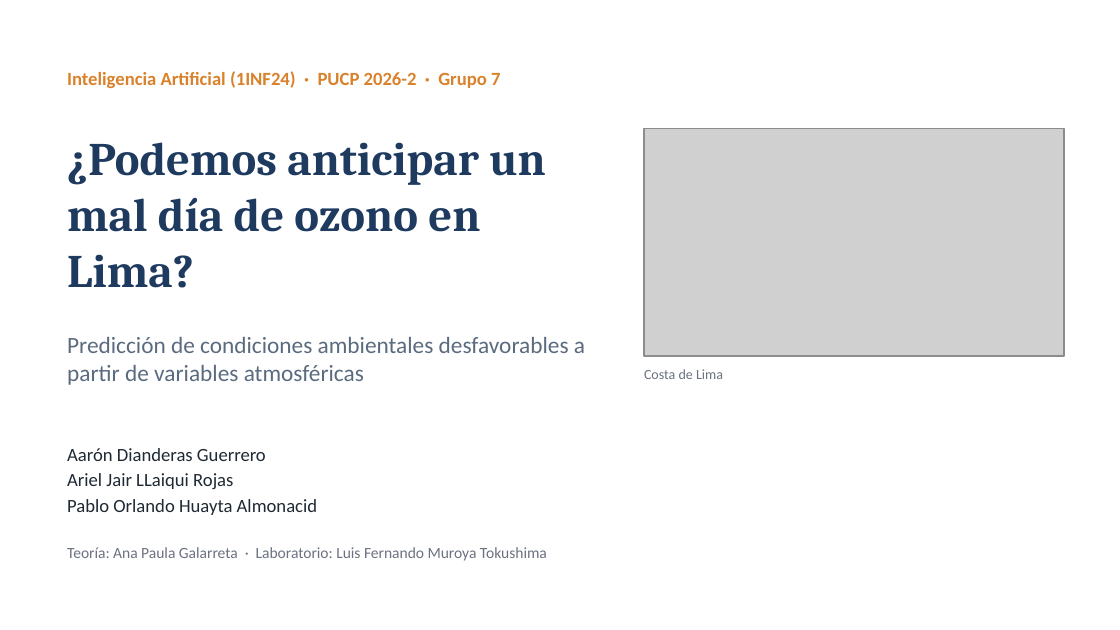
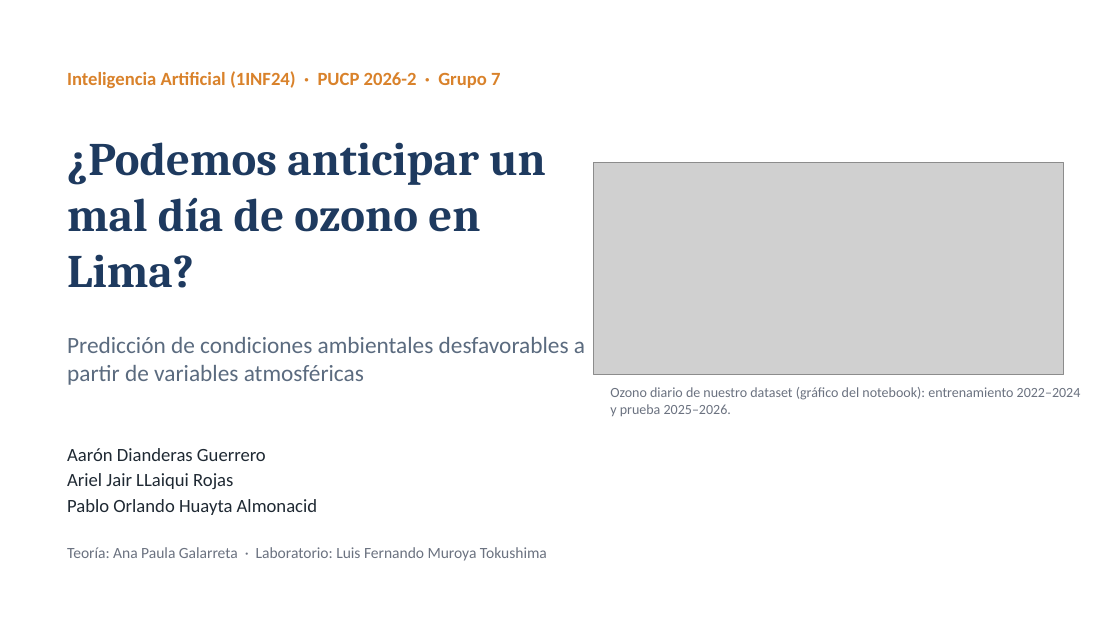
Before and after one commit to pablohuayta/prediccion-ozono-lima, a slide deck: slide 1 of Grupo7-TA-Exposicion.pptx. Drawn at 1120x630 pixels with LibreOffice and Linux fonts; fonts in the diff are those of the drawing; grey boxes stand for pictures. Boxes give left, top, right and bottom in pixels: in the first picture for what was removed or moved away, otherwise in the second. Text is boxed around its words. In the diff, an @@ line names an element or a change of style, - is before the commit and + after.

```diff
--- a/Grupo7-TA-Exposicion.pptx
+++ b/Grupo7-TA-Exposicion.pptx
@@ picture: place and size @@
-picture at (644,129,1064,356)
+picture at (594,162,1064,375)
@@ text at (610,387,1081,416): text changed @@
-Costa de Lima
+Ozono diario de nuestro dataset (gráfico del notebook): entrenamiento 2022–2024 y prueba 2025–2026.
```
Also in this commit, not shown: 7 other slides changed, 4 slides removed.
